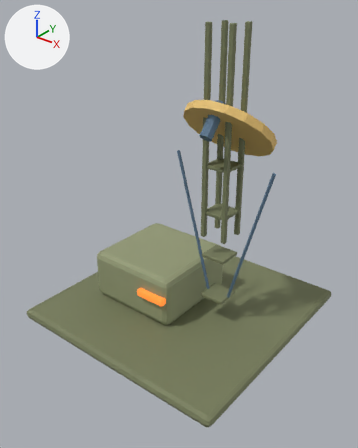
The glTF model game/assets/models/com_radar_uplink.glb: old version first, new version second.
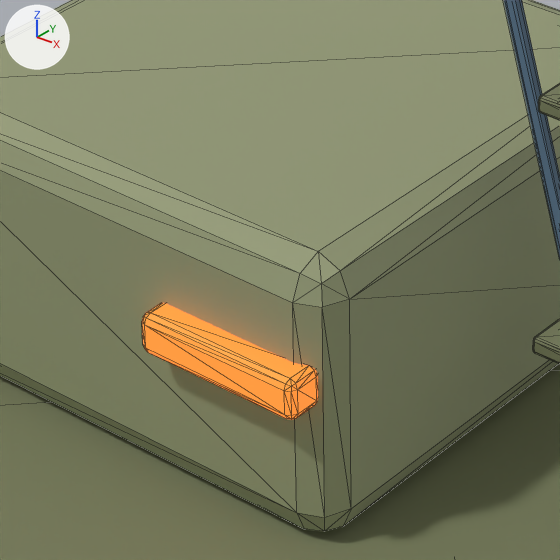
Old and new are each drawn whole from a camera (50 mm lens) standing at (2.2, -2.82, 2.54) and looking at (0.06, -0.13, 0.87) and again close up on the part from 32% to 57% of the width and 53% to 74% of the height. The axes (+X, +Y, +Z) are drawn at upper left. The lights are the same throughout. The older version's two pictures come first. The close-ups show mesh edges as thin lines. Vertices at exactly the same position are counted once.

In view in the first close-up: 'com_radar_uplink'.
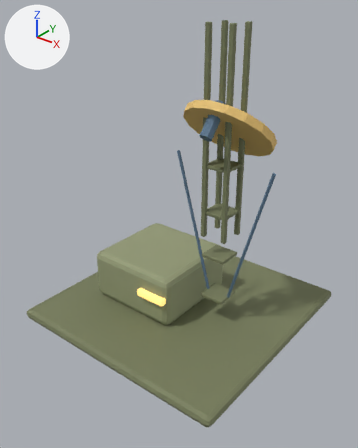
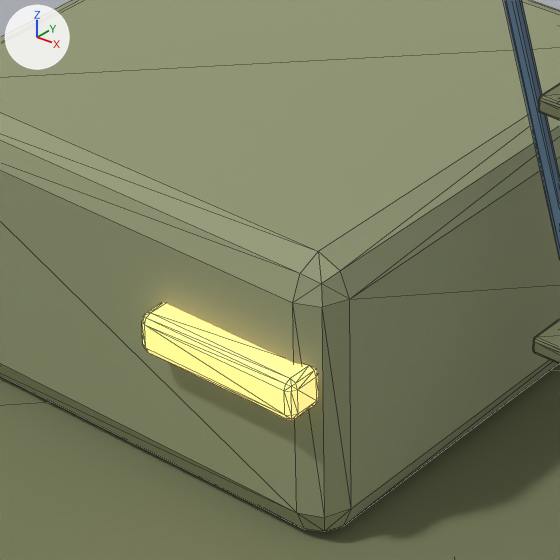
The edits, one by one:
Material 'ferrite_1.2' (mat_ferrite_1_2) is new.
Its base color is (0.82, 0.55, 0.175) (orange #eac474).
Its roughness is 0.7.
Its emission color is (0.984, 0.66, 0.21) (orange #fdd47e).
Its emission strength is 1.0.
me_cube has 744 vertices, 1424 faces and spans x -0.95..0.95, y -0.95..0.95, z 0.0..2.32.
me_cube is used by ob_com_radar_uplink; location (0.0, 0.0, 0.0).
me_cube part 1: all 108 faces that had it switch from mat_orange_1_2 (orange #e8762c, glowing orange #fb8030) to mat_ferrite_1_2 (orange #eac474, glowing orange #fdd47e).

Pixel boxes [x1, y1, x2, y2] of what changed, in the close-ups (560 x 560 px):
part 1 of me_cube, recoloured (lighter): [142, 303, 318, 419] in both
